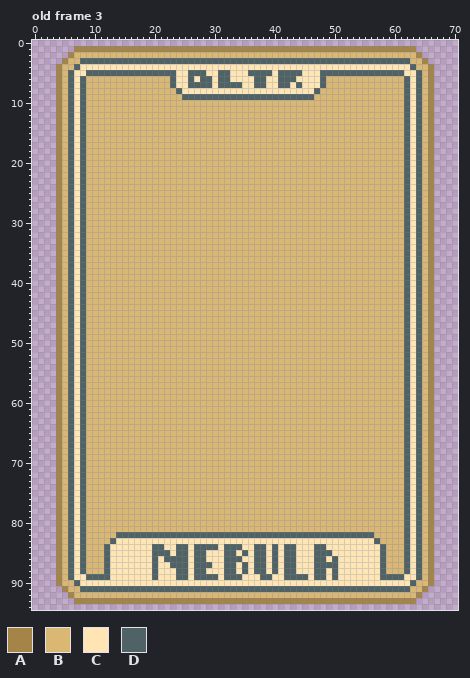
A pixel-art file gets an edit: assets/1x/consumables.ase. That is the earlier state.
71x95 pixels, 4 frames. Colours within 5 levels of each other are drawn and written as one. Shown: old frame 3. The commit also changed other frames, which this record leaves out.
Visible layers, top first: "Layer 3", "Layer 1", "Layer 4", "Layer 6", "Layer 2".
Palette (. is transparent): A #a58547  B #dab772  C #ffe5b4  D #4f6367
Pixels before, old frame 3 (only the part around the change), first column x 14:
75 BBBBBBBBBBBBBBBBBBBBBBBBBBBBBBBBBBBBBBBBBBBBB
76 BBBBBBBBBBBBBBBBBBBBBBBBBBBBBBBBBBBBBBBBBBBBB
77 BBBBBBBBBBBBBBBBBBBBBBBBBBBBBBBBBBBBBBBBBBBBB
78 BBBBBBBBBBBBBBBBBBBBBBBBBBBBBBBBBBBBBBBBBBBBB
79 BBBBBBBBBBBBBBBBBBBBBBBBBBBBBBBBBBBBBBBBBBBBB
80 BBBBBBBBBBBBBBBBBBBBBBBBBBBBBBBBBBBBBBBBBBBBB
81 BBBBBBBBBBBBBBBBBBBBBBBBBBBBBBBBBBBBBBBBBBBBB
82 DDDDDDDDDDDDDDDDDDDDDDDDDDDDDDDDDDDDDDDDDDDBB
83 CCCCCCCCCCCCCCCCCCCCCCCCCCCCCCCCCCCCCCCCCCCDB
84 CCCCCCDDCCDDCDDDDCDDDCCDDCDCDDCCCDDCCCCCCCCCD
85 CCCCCCDDDCDDCDDCCCDDCDCDDCDCDDCCCDDDCCCCCCCCD
86 CCCCCCDCDDDDCDDCCCDDDCCDDCDCDDCCCDDCDCCCCCCCD
87 CCCCCCDCCDDDCDDDCCDDCDCDDCDCDDCCCDDDDCCCCCCCD
88 CCCCCCDCCCDDCDDCCCDDCDCDDCDCDDCCCDDCDCCCCCCCD
89 CCCCCCDCCCDDCDDDDCDDDCCCDDCCDDDDCDDCDCCCCCCCD
90 CCCCCCCCCCCCCCCCCCCCCCCCCCCCCCCCCCCCCCCCCCCCC
91 DDDDDDDDDDDDDDDDDDDDDDDDDDDDDDDDDDDDDDDDDDDDD
92 BBBBBBBBBBBBBBBBBBBBBBBBBBBBBBBBBBBBBBBBBBBBB
93 AAAAAAAAAAAAAAAAAAAAAAAAAAAAAAAAAAAAAAAAAAAAA
94 .............................................
After:
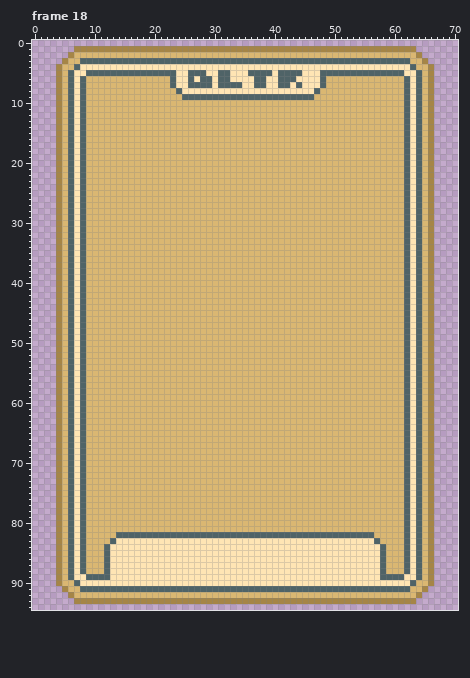
A new or re-ordered frame is compared with the old frame closest to it.
Difference:
frames 4 -> 19
Frame 18 is new; against old frame 3, layer "Layer 3":
y 84: x 20..21 DD -> CC; x 24..25 DD -> CC; x 27..30 DDDD -> CCCC; x 32..34 DDD -> CCC; x 37..38 DD -> CC; x 40 D -> C; x 42..43 DD -> CC; x 47..48 DD -> CC
y 85: x 20..22 DDD -> CCC; x 24..25 DD -> CC; x 27..28 DD -> CC; x 32..33 DD -> CC; x 35 D -> C; x 37..38 DD -> CC; x 40 D -> C; x 42..43 DD -> CC; x 47..49 DDD -> CCC
y 86: x 20 D -> C; x 22..25 DDDD -> CCCC; x 27..28 DD -> CC; x 32..34 DDD -> CCC; x 37..38 DD -> CC; x 40 D -> C; x 42..43 DD -> CC; x 47..48 DD -> CC; x 50 D -> C
y 87: x 20 D -> C; x 23..25 DDD -> CCC; x 27..29 DDD -> CCC; x 32..33 DD -> CC; x 35 D -> C; x 37..38 DD -> CC; x 40 D -> C; x 42..43 DD -> CC; x 47..50 DDDD -> CCCC
y 88: x 20 D -> C; x 24..25 DD -> CC; x 27..28 DD -> CC; x 32..33 DD -> CC; x 35 D -> C; x 37..38 DD -> CC; x 40 D -> C; x 42..43 DD -> CC; x 47..48 DD -> CC; x 50 D -> C
y 89: x 20 D -> C; x 24..25 DD -> CC; x 27..30 DDDD -> CCCC; x 32..34 DDD -> CCC; x 38..39 DD -> CC; x 42..45 DDDD -> CCCC; x 47..48 DD -> CC; x 50 D -> C
Changed places in both pictures, as pixel boxes (x1, y1, x2, y2):
changed: (152, 544, 338, 580)
